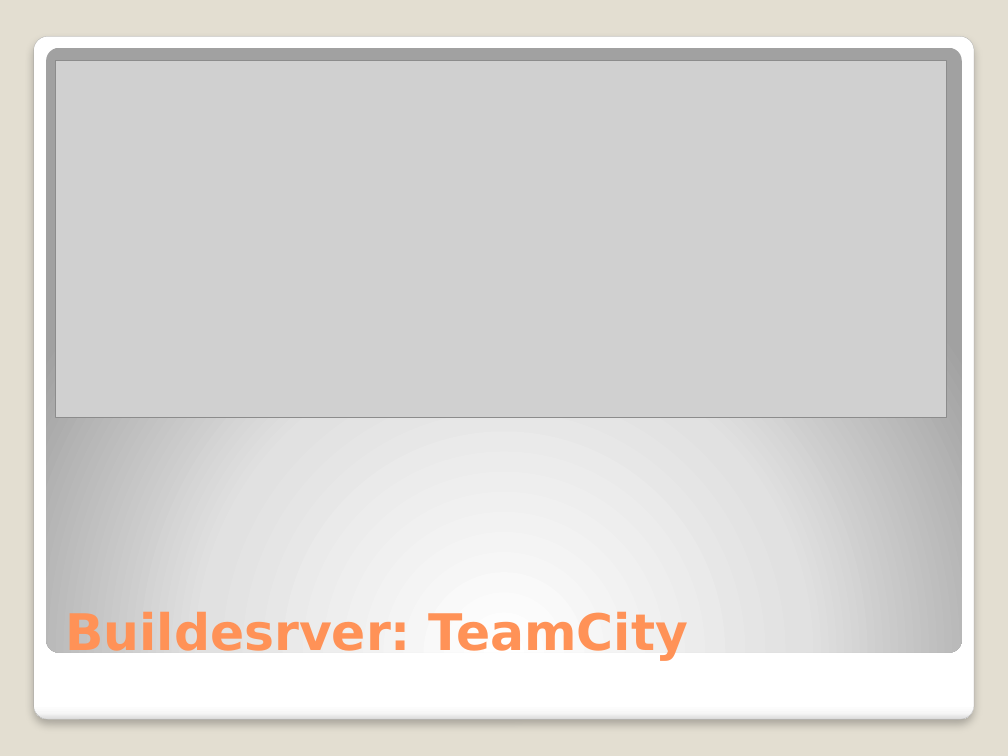
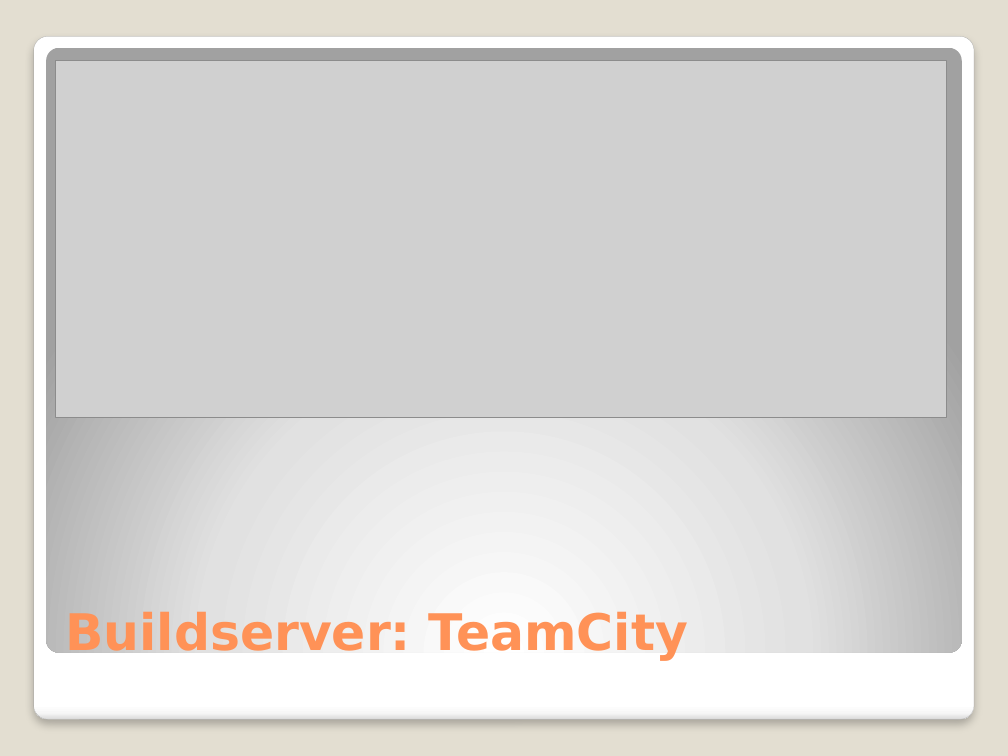
Before and after one commit to michelgrootjans/dkvlessonslearned, a slide deck: slide 31 of slides/Technical Session/Lessons learned.pptx. Drawn at 1008x756 pixels with LibreOffice and Linux fonts; fonts in the diff are those of the drawing; grey boxes stand for pictures. Boxes give left, top, right and bottom in pixels: in the first picture for what was removed or moved away, otherwise in the second. Text is boxed around its words. In the diff, an @@ line names an element or a change of style, - is before the commit and + after.

```diff
--- a/slides/Technical Session/Lessons learned.pptx
+++ b/slides/Technical Session/Lessons learned.pptx
@@ title at [65,608,688,661]: text changed @@
-Buildesrver: TeamCity
+Buildserver: TeamCity
```
Also in this commit, not shown: 17 other slides changed.
